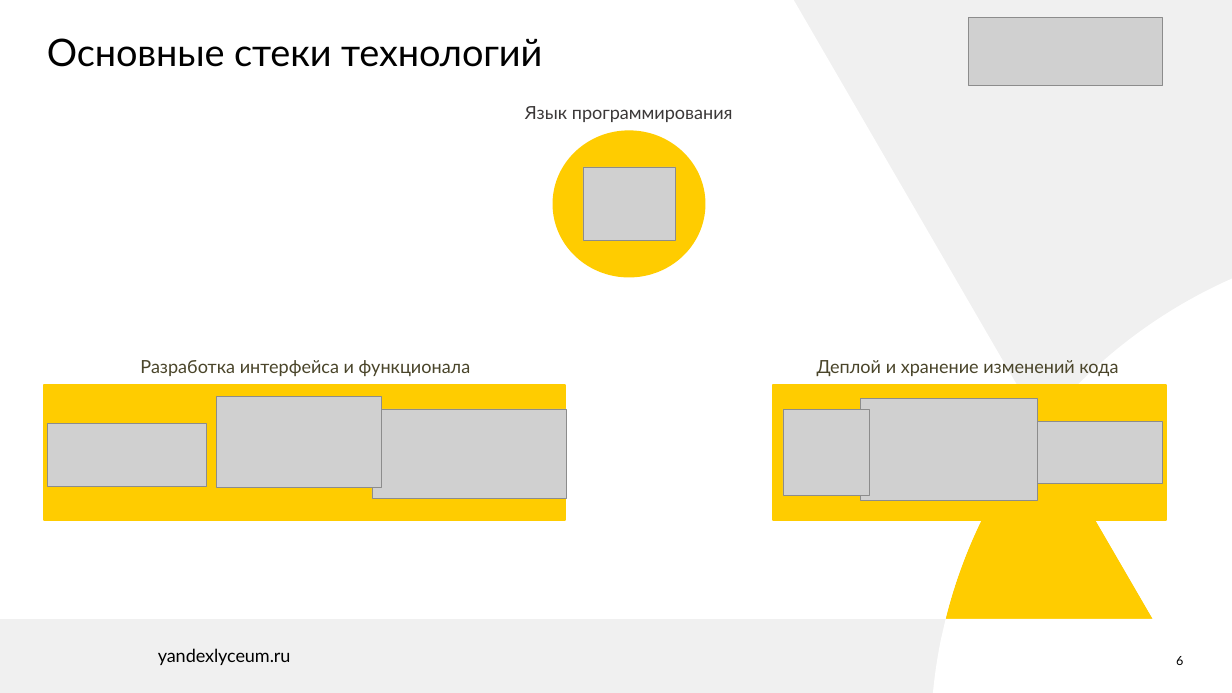
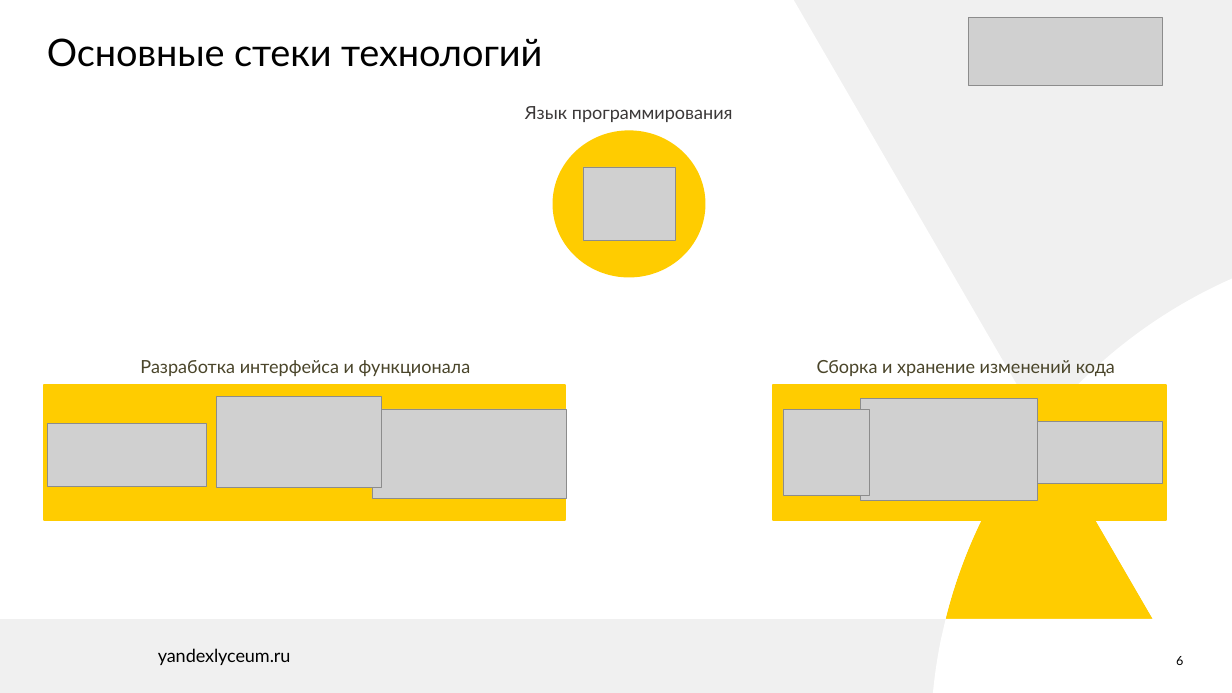
Before and after one commit to RadmirRamazanov/QtAlgorithmsVisualizer, a slide deck: slide 6 of presentation/Presentation.pptx. Drawn at 1232x693 pixels with LibreOffice and Linux fonts; fonts in the diff are those of the drawing; grey boxes stand for pictures. Boxes give left, top, right and bottom in pixels: in the first picture for what was removed or moved away, otherwise in the second. Text is boxed around its words. In the diff, an @@ line names an element or a change of style, - is before the commit and + after.

```diff
--- a/presentation/Presentation.pptx
+++ b/presentation/Presentation.pptx
@@ text at [817, 360, 1115, 376]: text changed @@
-Деплой и хранение изменений кода
+Сборка и хранение изменений кода
```
Also in this commit, not shown: 2 other slides changed.
